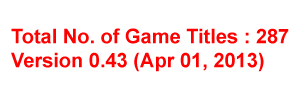
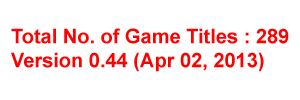
Layer changes from the first 300 × 100 image to the second:
renamed "Total No. of Game Titles : 287 Version 0.43 (Apr 01, 2013)" to "Total No. of Game Titles : 289 Version 0.44 (Apr 02, 2013)", painted on it over (116, 28, 289, 68)
